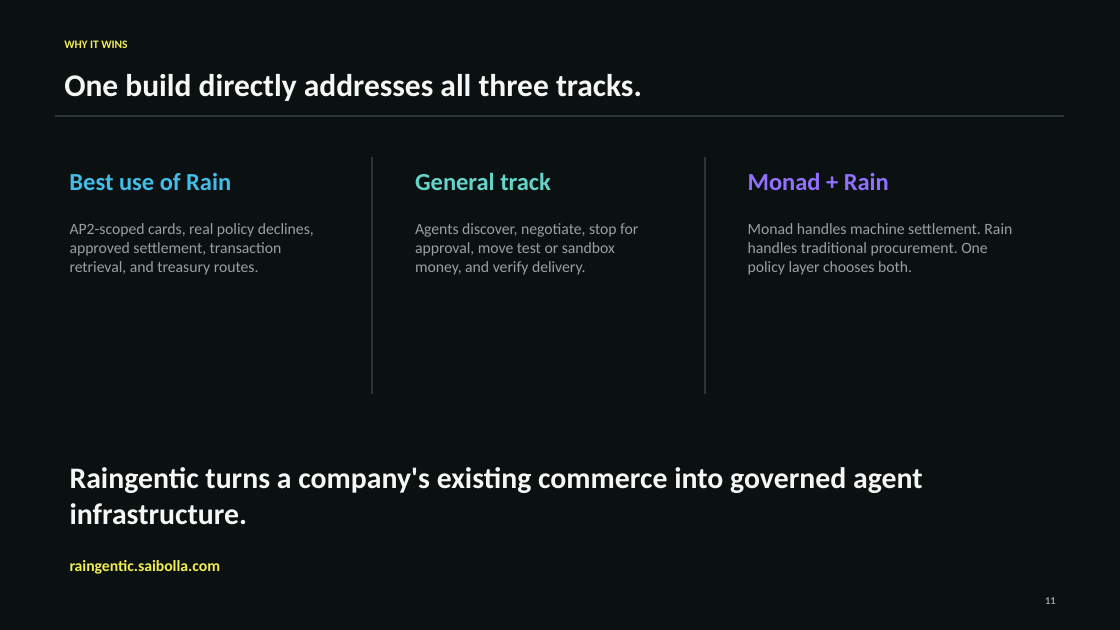
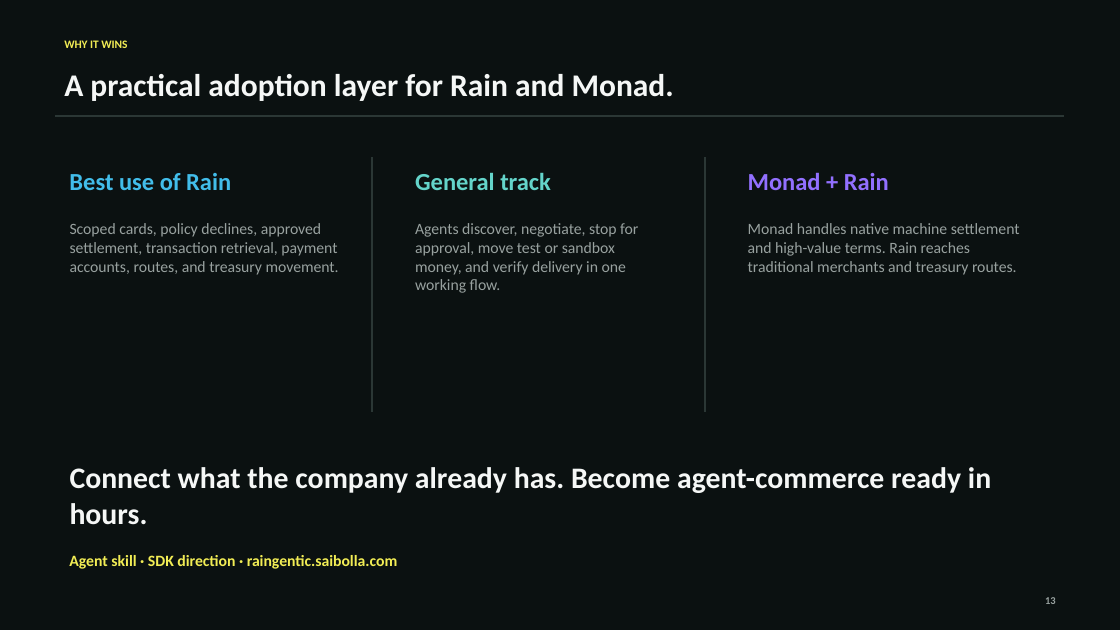
Before and after one commit to saikrishnabolla/caravel, a slide deck: slide 13 of public/submission/Raingentic-Hackathon-Deck.pptx (slide 11 before the commit). Drawn at 1120x630 pixels with LibreOffice and Linux fonts; fonts in the diff are those of the drawing. Boxes give left, top, right and bottom in pixels: in the first picture for what was removed or moved away, otherwise in the second. Text is boxed around its words. In the diff, an @@ line names an element or a change of style, - is before the commit and + after.

```diff
--- a/public/submission/Raingentic-Hackathon-Deck.pptx
+++ b/public/submission/Raingentic-Hackathon-Deck.pptx
@@ text at bbox=[64, 74, 674, 101]: text changed @@
-One build directly addresses all three tracks.
+A practical adoption layer for Rain and Monad.
@@ rectangle: place and size @@
-rectangle at bbox=[372, 158, 373, 394]
+rectangle at bbox=[372, 158, 373, 412]
@@ rectangle: place and size @@
-rectangle at bbox=[705, 158, 706, 394]
+rectangle at bbox=[705, 158, 706, 412]
@@ text at bbox=[70, 223, 339, 275]: text changed @@
-AP2-scoped cards, real policy declines, approved settlement, transaction retrieval, and treasury routes.
+Scoped cards, policy declines, approved settlement, transaction retrieval, payment accounts, routes, and treasury movement.
@@ text at bbox=[415, 223, 638, 293]: text changed @@
-Agents discover, negotiate, stop for approval, move test or sandbox money, and verify delivery.
+Agents discover, negotiate, stop for approval, move test or sandbox money, and verify delivery in one working flow.
@@ text at bbox=[748, 223, 1020, 275]: text changed @@
-Monad handles machine settlement. Rain handles traditional procurement. One policy layer chooses both.
+Monad handles native machine settlement and high-value terms. Rain reaches traditional merchants and treasury routes.
@@ text at bbox=[70, 467, 991, 525]: text changed @@
-Raingentic turns a company's existing commerce into governed agent infrastructure.
+Connect what the company already has. Become agent-commerce ready in hours.
@@ text at bbox=[69, 555, 398, 569]: text changed @@
-raingentic.saibolla.com
+Agent skill · SDK direction · raingentic.saibolla.com
```
Also in this commit, not shown: 10 slides added, 8 slides removed, 2 other files.
